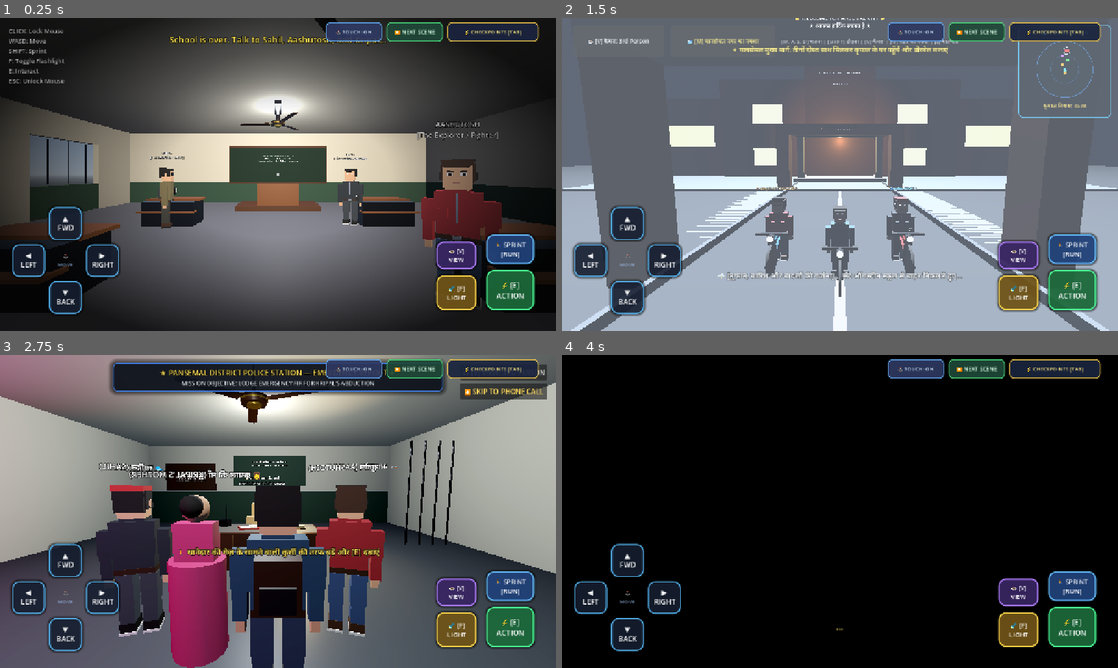
Above: before the commit, frames 1-4 (two rows, left to right).
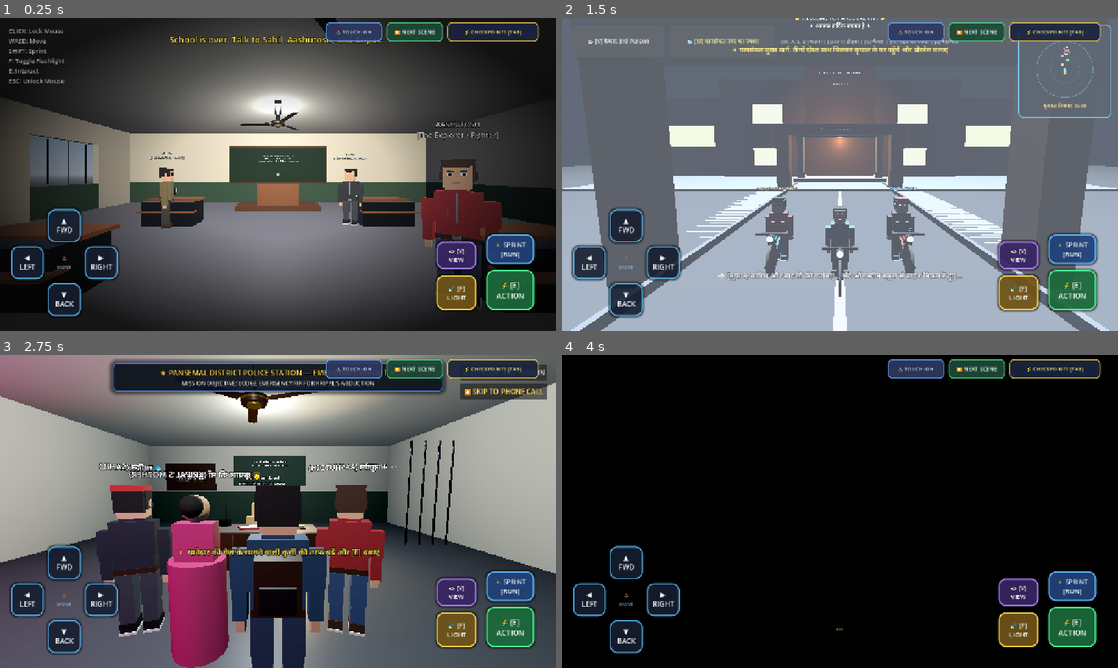
Above: after the commit, the same moments.

Repository: Sahil13092008/HorrorMission
Game: Godot game, scene res://scenes/classroom.tscn
Two runs of this game, one before a commit and one after it. Both use one fixed random seed, a clock stepped at 60 frames per second and the inputs below. Sound files missing from this copy of the repository are replaced by a short silence.
Inputs:
- Up to frame 1 (0.25 s): no input
- Up to frame 2 (1.5 s): click "⏩ NEXT SCENE" at 0.5 s; click "⏩ NEXT SCENE" at 1.25 s
- Up to frame 3 (2.75 s): click "⏩ NEXT SCENE" at 2 s
- Up to frame 4 (4 s): click "⏩ NEXT SCENE" at 2.75 s; click "⏩ NEXT SCENE" at 3.5 s

The runs differ from the first frame. In frame 1, 1.3% of the frame differs, in the area x 2-22%, y 60-96%; in frame 2, 1.7%, in the area x 1-22%, y 60-96%; in frame 3, 1.4%; in frame 4, 1.3%.

Commit message:
Fix mobile vehicle touch controls layout, car physics movement and prevent exit re-entry

Diff:
--- a/scripts/checkpoint_manager.gd
+++ b/scripts/checkpoint_manager.gd
@@ -100,6 +100,7 @@
 	build_hud()
 	build_modal()
 	build_mobile_controls()
+	get_viewport().size_changed.connect(_update_mobile_controls_layout)
 	_ensure_controls_visibility()
 
 func _process(_delta: float) -> void:
@@ -114,6 +115,30 @@
 	control_mode = mode
 	_ensure_controls_visibility()
 
+func _update_mobile_controls_layout() -> void:
+	if not mobile_controls_root:
+		return
+	var vp = get_viewport()
+	if not vp:
+		return
+	var vp_size = vp.get_visible_rect().size
+	if vp_size.x < 100 or vp_size.y < 100:
+		return
+	mobile_controls_root.size = vp_size
+
+	if dpad_node:
+		dpad_node.position = Vector2(25, vp_size.y - 280)
+		dpad_node.size = Vector2(260, 260)
+	if actions_node:
+		actions_node.position = Vector2(vp_size.x - 340, vp_size.y - 270)
+		actions_node.size = Vector2(320, 250)
+	if veh_steer_node:
+		veh_steer_node.position = Vector2(25, vp_size.y - 240)
+		veh_steer_node.size = Vector2(290, 225)
+	if veh_drive_node:
+		veh_drive_node.position = Vector2(vp_size.x - 380, vp_size.y - 240)
+		veh_drive_node.size = Vector2(360, 230)
+
 func _ensure_controls_visibility() -> void:
 	if not mobile_controls_root:
 		return
@@ -130,6 +155,8 @@
 	else:
 		var is_mobile = OS.has_feature("mobile") or OS.has_feature("android") or DisplayServer.is_touchscreen_available()
 		mobile_controls_root.visible = is_mobile or force_show_controls
+
+	_update_mobile_controls_layout()
 
 	var is_veh = (control_mode == "vehicle")
 	if dpad_node:
@@ -637,6 +664,8 @@
 					else:
 						do_release.call()
 		)
+		btn.button_down.connect(func(): do_press.call())
+		btn.button_up.connect(func(): do_release.call())
 		return btn
 
 	# Helper to dispatch key event
--- a/scripts/street_to_kripal.gd
+++ b/scripts/street_to_kripal.gd
@@ -527,15 +527,12 @@
 		var dist_to_police: float = player.global_position.distance_to(Vector3(11.5, 0, -235.0))
 		var dist_to_car: float = player.global_position.distance_to(kripal_car.global_position) if kripal_car else 999.0
 
-		# Only allow re-entering car if player stepped away (>3.8m) first and cooldown finished
-		if can_reenter_car and car_cooldown_timer <= 0.0 and (is_near_car or dist_to_car < 3.0) and dist_to_car < dist_to_police:
-			enter_car()
-			return
-		# If closer to police door and within 5.5m, enter police station!
-		elif is_near_police_door or dist_to_police < 5.5:
+		# Prioritize entering the police station
+		if is_near_police_door or dist_to_police < 5.5:
 			_on_start_police_pressed()
 			return
-		elif can_reenter_car and car_cooldown_timer <= 0.0 and (is_near_car or dist_to_car < 3.0):
+		# Only allow re-entering car if player stepped far away (>4.5m) first, returned close (<2.5m), and cooldown finished!
+		elif can_reenter_car and car_cooldown_timer <= 0.0 and (is_near_car or dist_to_car < 2.5):
 			enter_car()
 			return
 		else:
@@ -714,27 +711,22 @@
 		var dist_to_police = player.global_position.distance_to(Vector3(11.5, 0, -235.0))
 		var dist_to_car: float = player.global_position.distance_to(kripal_car.global_position) if kripal_car else 999.0
 
-		# Player must walk away from the car (> 3.8m) to unlock re-entering
-		if dist_to_car > 3.8:
+		# Player must walk far away from the car (> 4.5m) to unlock re-entering
+		if dist_to_car > 4.5:
 			can_reenter_car = true
 
-		if can_reenter_car and (is_near_car or dist_to_car < 3.0) and dist_to_car < dist_to_police:
-			is_near_car = true
-			if action_prompt:
-				action_prompt.visible = true
-				action_prompt.text = "🚗 [E] / ACTION दबाकर वापस कार में बैठें (ENTER CAR)"
-		elif is_near_police_door or dist_to_police < 5.5:
+		if is_near_police_door or dist_to_police < 5.5:
 			is_near_police_door = true
 			if action_prompt:
 				action_prompt.visible = true
 				action_prompt.text = "🚪 [E] दबाकर थाने में प्रवेश करें (PRESS [E] TO ENTER POLICE STATION)"
-		elif can_reenter_car and (is_near_car or dist_to_car < 3.0):
+		elif can_reenter_car and (is_near_car or dist_to_car < 2.5):
 			is_near_car = true
 			if action_prompt:
 				action_prompt.visible = true
 				action_prompt.text = "🚗 [E] / ACTION दबाकर वापस कार में बैठें (ENTER CAR)"
 		else:
-			if dist_to_car >= 3.0 or not can_reenter_car:
+			if dist_to_car >= 2.5 or not can_reenter_car:
 				is_near_car = false
 			if dist_to_police >= 5.5:
 				is_near_police_door = false
@@ -868,23 +860,23 @@
 	# Accelerate forward or reverse/brake
 	if forward_input > 0:
 		if car_speed < -0.1:
-			car_speed = move_toward(car_speed, 0.0, CAR_ACCEL * 2.5 * delta)
+			car_speed = move_toward(car_speed, 0.0, CAR_ACCEL * 3.0 * delta)
 		else:
-			car_speed = move_toward(car_speed, CAR_MAX_SPEED, CAR_ACCEL * delta)
+			car_speed = move_toward(car_speed, CAR_MAX_SPEED, CAR_ACCEL * 1.5 * delta)
 	elif forward_input < 0:
 		if car_speed > 0.5:
-			car_speed = move_toward(car_speed, 0.0, CAR_ACCEL * 2.8 * delta)
+			car_speed = move_toward(car_speed, 0.0, CAR_ACCEL * 3.0 * delta)
 		else:
-			car_speed = move_toward(car_speed, -CAR_MAX_SPEED * 0.45, CAR_ACCEL * 1.2 * delta)
+			car_speed = move_toward(car_speed, -CAR_MAX_SPEED * 0.5, CAR_ACCEL * 1.5 * delta)
 	else:
-		car_speed = move_toward(car_speed, 0.0, CAR_ACCEL * 0.8 * delta)
+		car_speed = move_toward(car_speed, 0.0, CAR_ACCEL * 1.0 * delta)
 
 	# Steer car: allow steering whenever A or D is pressed (both stationary & moving)
 	if steer_input != 0.0:
 		var dir_factor: float = -1.0 if car_speed < -0.1 else 1.0
-		var turn_rate: float = CAR_STEER_SPEED
+		var turn_rate: float = CAR_STEER_SPEED * 1.2
 		if abs(car_speed) < 0.5 and forward_input == 0:
-			turn_rate *= 0.65
+			turn_rate *= 0.8
 		kripal_car.rotate_y(steer_input * turn_rate * delta * dir_factor)
 
 	# Lock pitch and roll so car never tilts up or rolls over
@@ -931,69 +923,74 @@
 
 func enter_car() -> void:
 	current_mode = PlayerMode.DRIVING_CAR
-	car_cooldown_timer = 1.5
+	car_cooldown_timer = 3.5
 	can_reenter_car = false
 	is_near_car = false
 	CheckpointManager.set_control_mode("vehicle")
 	if action_prompt: action_prompt.text = "🚗 [GAS] ACCEL | [BRAKE] REV | [STEER L/R] TURN | [EXIT CAR] LEAVE"
 
-	# Disable player and companion collisions to eliminate physics repulsion
+	# Disable player and companion collisions completely to eliminate physics blockage
 	if player_collision:
 		player_collision.set_deferred("disabled", true)
 	if player:
 		player.collision_layer = 0
 		player.collision_mask = 0
 		player.velocity = Vector3.ZERO
+	if visual_model:
+		visual_model.visible = false
 	if sahil:
 		sahil.collision_layer = 0
 		sahil.collision_mask = 0
 		sahil.velocity = Vector3.ZERO
+		sahil.visible = false
 	if aashutosh:
 		aashutosh.collision_layer = 0
 		aashutosh.collision_mask = 0
 		aashutosh.velocity = Vector3.ZERO
-
-	# Reset and ground the car firmly on the road
+		aashutosh.visible = false
+	if kripal_mummy:
+		kripal_mummy.collision_layer = 0
+		kripal_mummy.collision_mask = 0
+		kripal_mummy.velocity = Vector3.ZERO
+		kripal_mummy.visible = false
+		var mummy_col = kripal_mummy.get_node_or_null("CollisionShape3D")
+		if mummy_col:
+			mummy_col.set_deferred("disabled", true)
+
+	# Setup car physics and ground firmly
 	if kripal_car:
+		kripal_car.collision_mask = 1 # Only collide with world environment, never companions
+		kripal_car.motion_mode = CharacterBody3D.MOTION_MODE_FLOATING
 		kripal_car.global_position.y = 0.35
 		kripal_car.velocity = Vector3.ZERO
 		kripal_car.rotation.x = 0.0
 		kripal_car.rotation.z = 0.0
 	car_speed = 0.0
 
+	# Switch to car chase camera immediately
+	if car_camera: car_camera.make_current()
+
+	# Show GPS navigation road arrows
+	if gps_arrows: gps_arrows.visible = true
+
 	if car_door_open_audio: car_door_open_audio.play()
-	await get_tree().create_timer(0.3).timeout
 	if car_door_close_audio: car_door_close_audio.play()
 	if car_start_audio: car_start_audio.play()
-
-	await get_tree().create_timer(0.8).timeout
-	if car_engine_audio:
-		car_engine_audio.play()
-
-	# Hide player and companions visual models inside car
-	if visual_model: visual_model.visible = false
-	if kripal_mummy: kripal_mummy.visible = false
-	if sahil: sahil.visible = false
-	if aashutosh: aashutosh.visible = false
-
-	# Switch to car chase camera
-	if car_camera: car_camera.make_current()
-
-	# Show GPS navigation road arrows
-	if gps_arrows: gps_arrows.visible = true
+	if car_engine_audio: car_engine_audio.play()
 
 	objective_banner.text = "✦ GPS NAVIGATION: FOLLOW GLOWING ROAD ARROWS TO PANSEMAL POLICE STATION"
 	show_subtitle("🚗 [कार स्टार्ट हुई]... सड़क पर चमकते तीरों (GPS ARROWS) का पीछा करते हुए पुलिस स्टेशन चलें!", 4.0)
 
 func exit_car() -> void:
 	current_mode = PlayerMode.FOOT_POLICE
-	car_cooldown_timer = 2.0
+	car_cooldown_timer = 3.5
 	can_reenter_car = false
 	is_near_car = false
 	CheckpointManager.set_control_mode("adventure")
 	car_speed = 0.0
 	if kripal_car:
 		kripal_car.velocity = Vector3.ZERO
+		kripal_car.collision_mask = 7
 	if car_engine_audio: car_engine_audio.stop()
 
 	if car_door_open_audio: car_door_open_audio.play()
@@ -1003,8 +1000,8 @@
 	if camera: camera.make_current()
 	if visual_model: visual_model.visible = true
 
-	# Place player safely beside car on the ground (using car local basis, -3.2m to clear trigger)
-	var exit_offset = kripal_car.transform.basis * Vector3(-3.2, 0.05, 0.0)
+	# Place player safely beside car on the sidewalk (-3.8m away to clear trigger and avoid car body)
+	var exit_offset = kripal_car.transform.basis * Vector3(-3.8, 0.05, 0.0)
 	player.global_position = kripal_car.global_position + exit_offset
 	player.global_position.y = 0.05
 	player.velocity = Vector3.ZERO
@@ -1018,20 +1015,20 @@
 	if sahil:
 		sahil.collision_layer = 2
 		sahil.collision_mask = 1
+		sahil.visible = true
+		sahil.global_position = player.global_position + Vector3(1.0, 0, 0.6)
 	if aashutosh:
 		aashutosh.collision_layer = 2
 		aashutosh.collision_mask = 1
-
-	# Position companions outside car
+		aashutosh.visible = true
+		aashutosh.global_position = player.global_position + Vector3(-1.4, 0, 0.8)
 	if kripal_mummy:
+		kripal_mummy.collision_layer = 2
+		kripal_mummy.collision_mask = 1
 		kripal_mummy.visible = true
 		kripal_mummy.global_position = player.global_position + Vector3(-0.8, 0, 0.4)
-	if sahil:
-		sahil.visible = true
-		sahil.global_position = player.global_position + Vector3(1.0, 0, 0.6)
-	if aashutosh:
-		aashutosh.visible = true
-		aashutosh.global_position = player.global_position + Vector3(-1.4, 0, 0.8)
+		var mummy_col = kripal_mummy.get_node_or_null("CollisionShape3D")
+		if mummy_col: mummy_col.set_deferred("disabled", false)
 
 	var dist_to_police = player.global_position.distance_to(Vector3(11.5, 0, -235.0))
 	if dist_to_police < 25.0:
